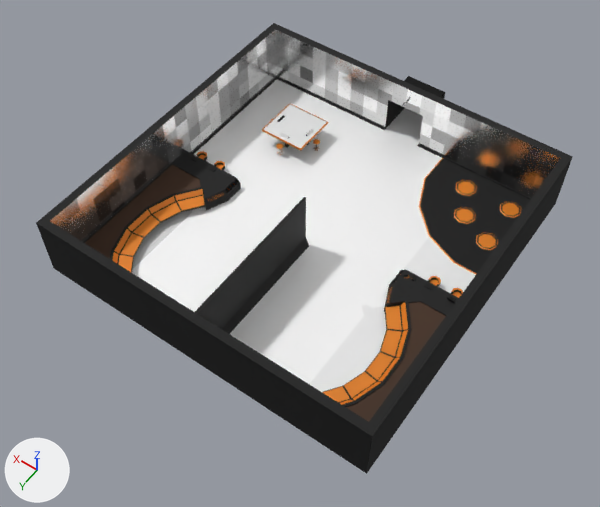
One commit to the FBX model Assets/Resources/MapSystem/Models/Rooms/Recreation Room/Recreation_Room_1x1x1.fbx: the scene before it, then after it.
Camera for both pictures: a camera (50 mm lens) standing at (-34.6, -956.3, 75.3) and looking at (-0.7, -1003.8, 0.6). Every picture has the same lights, and +X, +Y and +Z are marked at lower left. The older version comes first. Where no turn or scale is listed for an object, it has been applied to the vertices.

Objects in the first picture: 'Recreation_Room_1x1x1'.
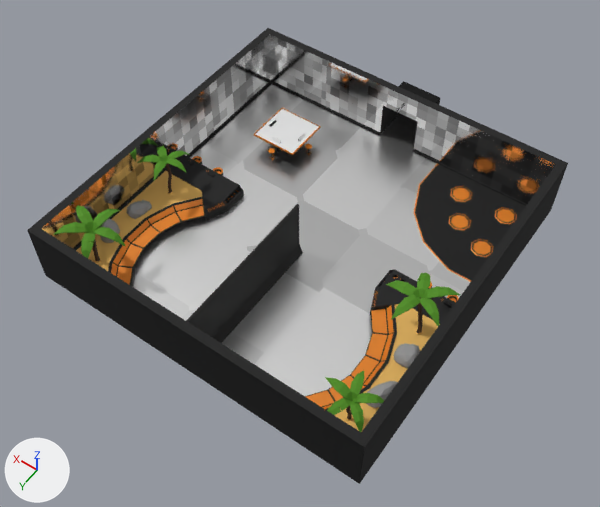
Where the change shows, as pixel boxes (x1, y1, x2, y2) in the pictures (600 x 507 px; the box of a moved part takes in the faces that stretch with it):
'Recreation_Room_1x1x1', reshaped, moved
    before: (36, 23, 573, 474)
    after: (27, 28, 568, 484)
part 1 of me_плоскость_180, moved or reshaped
    before: (190, 156, 199, 162)
    after: (186, 159, 195, 165)
part 2 of me_плоскость_180, moved or reshaped
    before: (208, 166, 216, 172)
    after: (207, 171, 216, 177)
part 3 of me_плоскость_180, moved or reshaped
    before: (313, 139, 320, 151)
    after: (305, 144, 312, 155)
part 4 of me_плоскость_180, rebuilt
    before: (262, 103, 328, 151)
    after: (254, 108, 320, 155)
part 5 of me_плоскость_180, deleted
    before: (225, 117, 401, 284)
part 6 of me_плоскость_180, built on
    before: (85, 150, 241, 273)
    after: (53, 146, 244, 285)
part 7 of me_плоскость_180, built on
    before: (322, 269, 463, 422)
    after: (305, 269, 460, 432)
part 8 of me_плоскость_180, moved or reshaped
    before: (276, 143, 283, 155)
    after: (268, 121, 275, 160)
part 9 of me_плоскость_180, recoloured
    before: (50, 30, 560, 242)
    after: (41, 34, 556, 249)
part 10 of me_плоскость_180, recoloured
    before: (132, 79, 452, 392)
    after: (130, 84, 418, 396)

The change, as a diff of the scene's bpy script:
```diff
--- a/Assets/Resources/MapSystem/Models/Rooms/Recreation Room/Recreation_Room_1x1x1.fbx.py
+++ b/Assets/Resources/MapSystem/Models/Rooms/Recreation Room/Recreation_Room_1x1x1.fbx.py
@@ mat_tex__room_floor @@
+mat_tex__room_floor = bpy.data.materials.new('Tex. Room Floor')
+# uses the picture img_floor_color_png
+# uses the picture img_wall_metallic_png
@@ mat_tex__room_wall_bad @@
+mat_tex__room_wall_bad = principled_material('Tex. Room Wall Bad')
+mat_tex__room_wall_bad.texture = img_wall_color_png
+mat_tex__room_wall_bad.metallic = 1.0
+mat_tex__room_wall_bad.roughness = 0.1
@@ me_плоскость_180 @@
-me_плоскость_180.from_pydata(...)  # 2217 vertices, 2043 faces; spans x -21.0..21.0, y -25.2..21.0, z 0.0..8.0
+me_плоскость_180.from_pydata(...)  # 3486 vertices, 3364 faces; spans x -21.0..21.0, y -25.2..21.0, z 0.0..8.2
+# me_плоскость_180 part 1: the loose piece of 8 vertices spanning x 17.6..18.5, y -0.7..-0.1, z 1.5..1.6 is moved by (0.0, -0.5, 0.0)
+# me_плоскость_180 part 2: the loose piece of 8 vertices spanning x 14.8..15.6, y -0.7..-0.1, z 1.5..1.6 is moved by (-0.5, -0.5, 0.0)
+# me_плоскость_180 part 3: the loose piece of 90 vertices spanning x 7.1..8.1, y -12.1..-11.3, z 0.2..1.5 is moved by (0.3, 0.0, 0.0)
+# me_плоскость_180 part 4: the loose piece of 126 vertices spanning x 7.9..13.9, y -14.7..-8.7, z 0.2..2.6 is rebuilt with 124 vertices and now spans x 8.3..14.2, y -14.7..-8.7, z 0.2..2.6
+# me_плоскость_180 part 5: 15 loose pieces with 480 vertices, spanning x -12.1..13.2, y -14.1..1.4, z 1.0..2.5, are deleted
+# me_плоскость_180 part 6: 1 vertex moved within x 17.8, y -2.4, z 0.7; 282 vertices removed from x 11.3..20.0, y -2.4..20.0, z 0.0..1.5; 1152 vertices added at x 10.3..20.0, y -2.6..20.0, z 0.0..8.2
+# me_плоскость_180 part 7: 1 vertex moved within x -17.8, y -2.4, z 0.7; 300 vertices removed from x -20.0..-11.3, y -2.4..20.0, z 0.0..2.1; 1122 vertices added at x -20.0..-10.3, y -2.6..20.0, z 0.0..8.2
+# me_плоскость_180 part 8: 2 vertices moved within x 10.9..11.1, y -8.7..-8.4, z 0.2; 152 vertices removed from x 10.5..11.4, y -15.5..-8.0, z 0.2..2.5; 212 vertices added at x 8.9..13.6, y -15.5..-8.0, z 0.2..2.5
+# me_плоскость_180 part 9: 21 faces spanning x -20.0..20.0, y -20.0..20.0, z 0.0..8.0 switch from mat_tex__wall to mat_tex__room_wall_bad (picture img_wall_color_png)
+# me_плоскость_180 part 10: 9 faces spanning x -20.0..20.0, y -25.0..20.0, z 0.0 switch from mat_tex__floor (picture img_floor_color_png) to mat_tex__room_floor
+# other edits to the shape of me_плоскость_180 do not show in these pictures
 me_плоскость_180.materials.append(mat_col__plating)
@@ me_плоскость_180 @@
 me_плоскость_180.materials.append(mat_col__bathroom)
+me_плоскость_180.materials.append(mat_col__medical)  # green #508e1b
+me_плоскость_180.materials.append(mat_tex__sand)  # orange #e6b661
+me_плоскость_180.materials.append(mat_stone)  # grey #9a9a9a
@@ ob_recreation_room_1x1x1 @@
 ob_recreation_room_1x1x1 = bpy.data.objects.new('Recreation_Room_1x1x1', me_плоскость_180)
-ob_recreation_room_1x1x1.location = (0.0, -1007.2, 0.0)
+ob_recreation_room_1x1x1.location = (0.0, -1006.0, 0.0)
```
